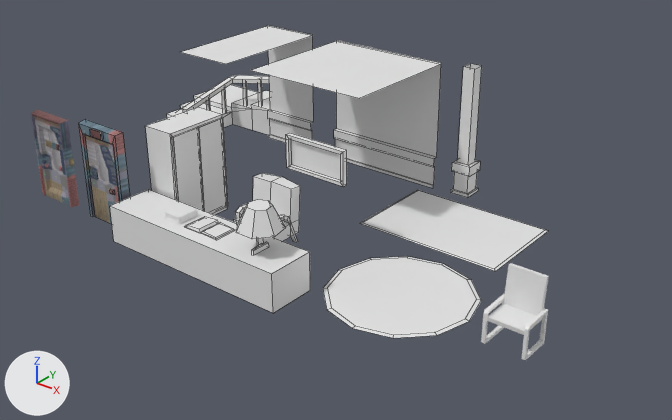
The FBX model Assets/Models/fatherApartmentEnvironmentInside.fbx: old version first, new version second.
Before and after are seen from a 50 mm lens placed at (16.3, -14.9, 12.2), pointed at (1.2, 4.1, 0.4). The lights are fixed; the arrows at lower left show +X, +Y and +Z. Mesh edges are drawn as thin lines on the coarser meshes. Where no turn or scale is listed for an object, it has been applied to the vertices.

Before the edit, the objects in view are built like this:
```python
me_cube_013 = bpy.data.meshes.new('Cube.013')
me_cube_013.from_pydata(...)  # 52 vertices, 35 faces; spans x -0.74..0.74, y -0.09..0.18, z 0.0..2.72
me_cube_013.materials.append(mat_buildingredbrick_001)
me_cube_016 = bpy.data.meshes.new('Cube.016')
me_cube_016.from_pydata(...)  # 16 vertices, 7 faces; spans x -0.99..0.99, y -0.13..0.0, z 0.0..4.03
me_plane = bpy.data.meshes.new('Plane')
me_plane.from_pydata([(-2.25, -1.5, 0.0), (2.25, -1.5, 0.0), (-2.25, 1.5, 0.0), (2.25, 1.5, 0.0), (-2.17, 1.44, 0.02), (-2.17, -1.44, 0.02), (2.17, -1.44, 0.02), (2.17, 1.44, 0.02)], [], [(0, 2, 3, 1), (5, 6, 7, 4), (1, 3, 7, 6), (2, 0, 5, 4), (3, 2, 4, 7), (0, 1, 6, 5)])
ob_doorbasement = bpy.data.objects.new('doorBasement', me_cube_013)
ob_doorbasement.location = (-6.42, 0.0, 0.0)
ob_squarecarpet = bpy.data.objects.new('SquareCarpet', me_plane)
ob_squarecarpet.location = (3.94, 5.98, 0.0)
ob_wallhalf = bpy.data.objects.new('wallHalf', me_cube_016)
ob_wallhalf.location = (-3.98, 8.0, 0.0)
# also in view: 'Chair_2' at (8.2, 1.9, 0.8); 'Chair_1' at (0.4, 2.0, 0.9); 'wall_1' at (0.0, 7.9, 2.0); 'sealingHalf' at (-4.0, 6.0, 4.0); 'door' at (-4.0, 0.0, 1.5)
```
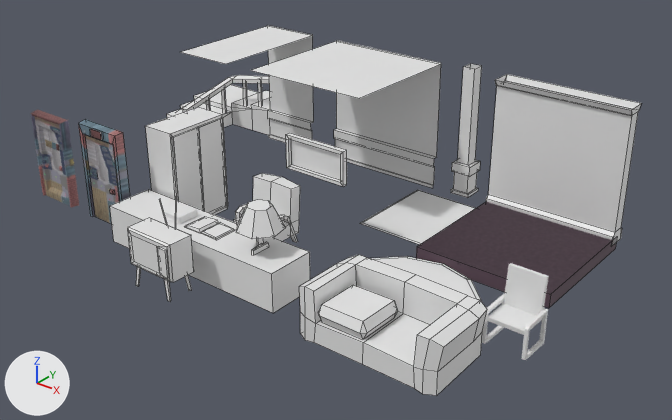
Commit message: tv, couch

Changed parts and their boxes [x1, y1, x2, y2] in the pictures (672 x 420 px):
'FatherHouseRoomWall', added: after [486, 74, 641, 246]
'OldCouch', added: after [299, 255, 487, 396]
'FatherHouseRoomFloorSealing', added: after [416, 202, 617, 308]
'Cube', added: after [128, 196, 194, 302]
'OldCouchPillow', added: after [318, 285, 398, 340]
'RoundCarpet', unchanged, covered by the edit: before [323, 256, 481, 338]; after [370, 256, 481, 300]

The change in detail:
Picture 'FatherHouseRoomEnvironmentTexture.png' (img_fatherhouseroomenvironmenttexture_png) is new.
Material 'Material' (mat_material) is new.
Its texture is img_fatherhouseroomenvironmenttexture_png (with its transparency).
Its roughness is 0.69.
Mesh me_cube_034 is new.
It has 16 vertices, 18 faces and spans x -0.699..0.699, y -0.699..0.699, z -0.258..0.258.
Mesh me_cube_014 is new.
It has 24 vertices, 24 faces and spans x -2.0..2.0, y -0.34..0.34, z 0.0..4.0.
Mesh me_cube_035 is new.
It has 72 vertices, 48 faces and spans x -0.76..0.78, y -0.36..0.65, z -0.01..2.46.
Mesh me_cube_028 is new.
It has 53 vertices, 44 faces and spans x -1.97..1.97, y -1.11..1.05, z 0.0..1.42.
Mesh me_cube_025 is new.
It is a box spanning x -2.0..2.0, y -2.0..2.0, z -0.2..0.2.
It uses material mat_material (picture img_fatherhouseroomenvironmenttexture_png).
Object 'OldCouchPillow' (ob_oldcouchpillow) is new; it shows me_cube_034.
Its location is (5.33, -0.36, 0.79).
Object 'FatherHouseRoomWall' (ob_fatherhouseroomwall) is new; it shows me_cube_014.
Its location is (6.0, 8.0, 0.0).
Object 'Cube' (ob_cube) is new; it shows me_cube_035.
Its location is (0.0, -1.6, 0.0).
Object 'OldCouch' (ob_oldcouch) is new; it shows me_cube_028.
Its location is (6.0, 0.0, 0.0).
Object 'FatherHouseRoomFloorSealing' (ob_fatherhouseroomfloorsealing) is new; it shows me_cube_025.
Its location is (6.0, 6.0, 0.0).
